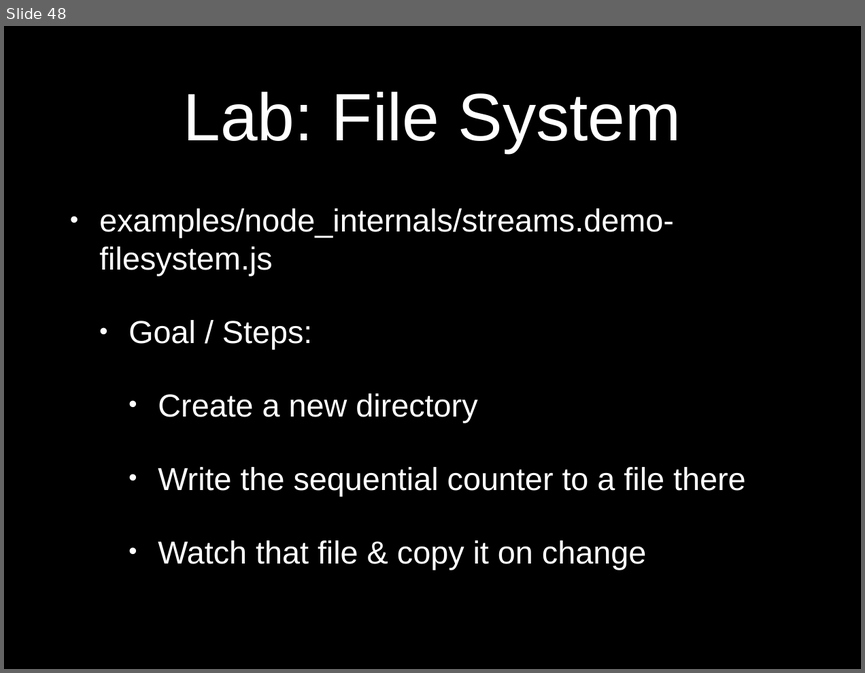
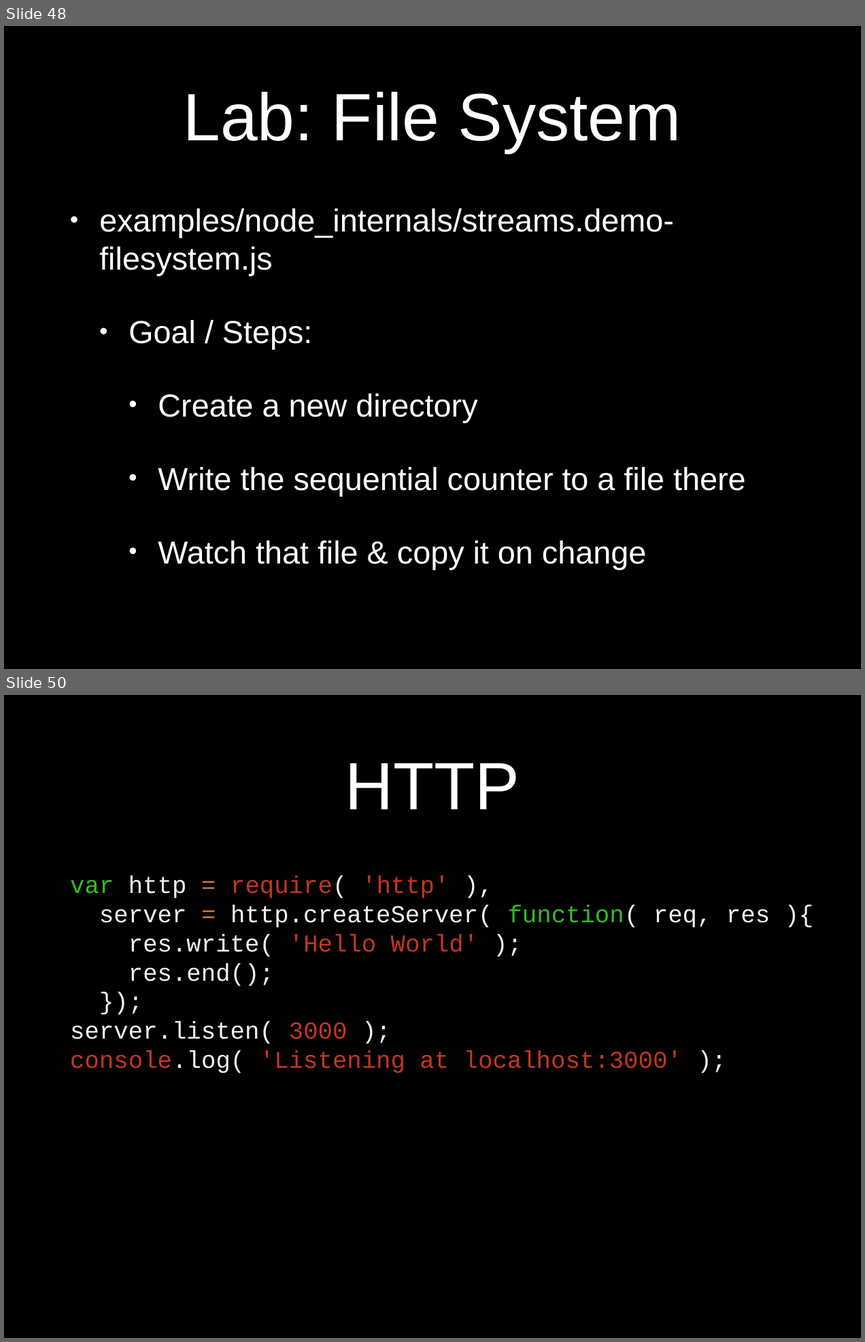
Before and after one commit to eliasjames/training-node-backbone, a slide deck: slides/NodeBackboneDay1.pptx. Shown one above the other, each under a label of ours: slide 48 before the commit, slides 48 and 50 after it; the slides between them are not shown. The pictures are 865x673 and 865x1342 pixels, drawn with LibreOffice and Linux fonts; fonts in the diff are those of the drawing. Boxes give left, top, right and bottom in pixels: in the first picture for what was removed or moved away, otherwise in the second. Text is boxed around its words. In the diff, an @@ line names an element or a change of style, - is before the commit and + after.

```diff
--- a/slides/NodeBackboneDay1.pptx
+++ b/slides/NodeBackboneDay1.pptx
@@ slide 50 added at (4, 695, 861, 1338), background #000000 @@
@@ title added at (345, 763, 519, 809), 80 pt, text #FFFFFF @@
+HTTP
@@ text added at (70, 876, 770, 1073), 29 pt, text #F4F4F4 @@
+var http = require( 'http' ),
+server = http.createServer( function( req, res ){
+res.write( 'Hello World' );
+res.end();
+});
+server.listen( 3000 );
+console.log( 'Listening at localhost:3000' );
```
Also in this commit, not shown: 10 other slides added.
